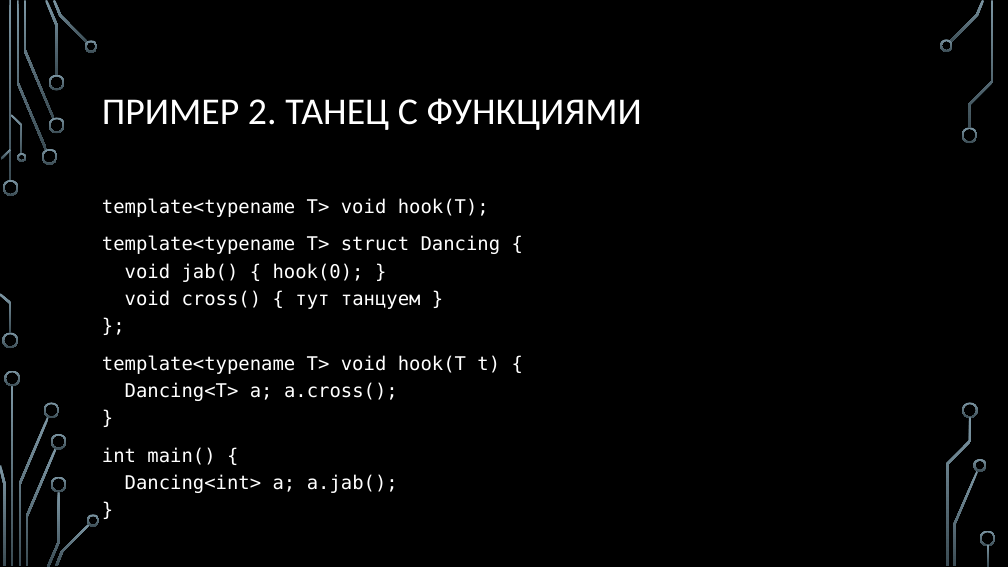
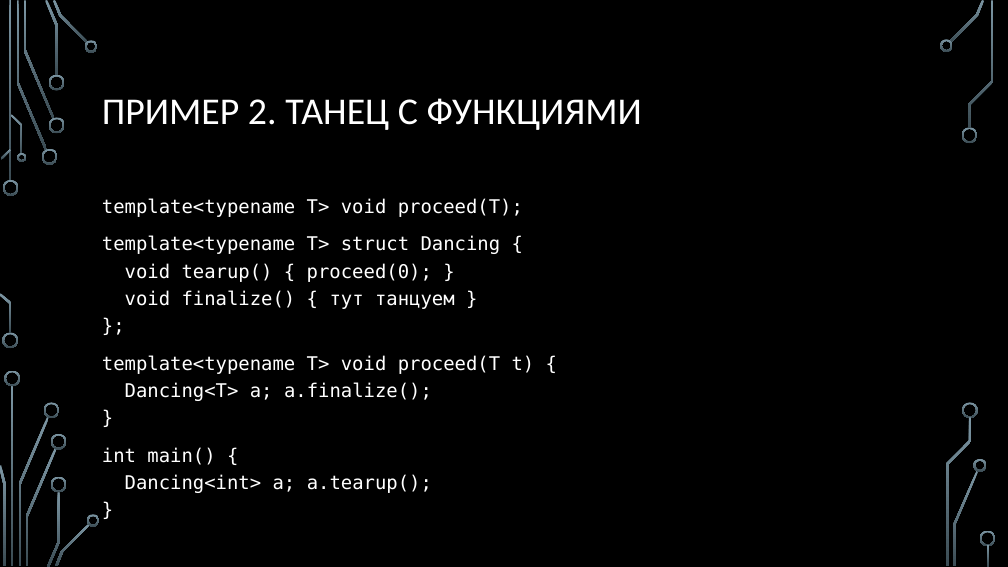
Before and after one commit to MIPT-ILab/cpp-lects-rus, a slide deck: slide 26 of slides/lec2-8-sfinae.pptx (slide 30 before the commit). Drawn at 1008x567 pixels with LibreOffice and Linux fonts; fonts in the diff are those of the drawing; background and template pictures are left out. Boxes give left, top, right and bottom in pixels: in the first picture for what was removed or moved away, otherwise in the second. Text is boxed around its words. In the diff, an @@ line names an element or a change of style, - is before the commit and + after.

```diff
--- a/slides/lec2-8-sfinae.pptx
+++ b/slides/lec2-8-sfinae.pptx
@@ text at <box>102,198,535,493</box>: text changed @@
-template<typename T> void hook(T);
-template<typename T> struct Dancing {
-void jab() { hook(0); }
-void cross() { тут танцуем }
-};
-template<typename T> void hook(T t) {
-Dancing<T> a; a.cross();
-}
-int main() {
-Dancing<int> a; a.jab();
-}
+template<typename T> void proceed(T);
+template<typename T> struct Dancing {
+void tearup() { proceed(0); }
+void finalize() { тут танцуем }
+};
+template<typename T> void proceed(T t) {
+Dancing<T> a; a.finalize();
+}
+int main() {
+Dancing<int> a; a.tearup();
+}
```
Also in this commit, not shown: 21 other slides changed, 7 slides added, 12 other files.
